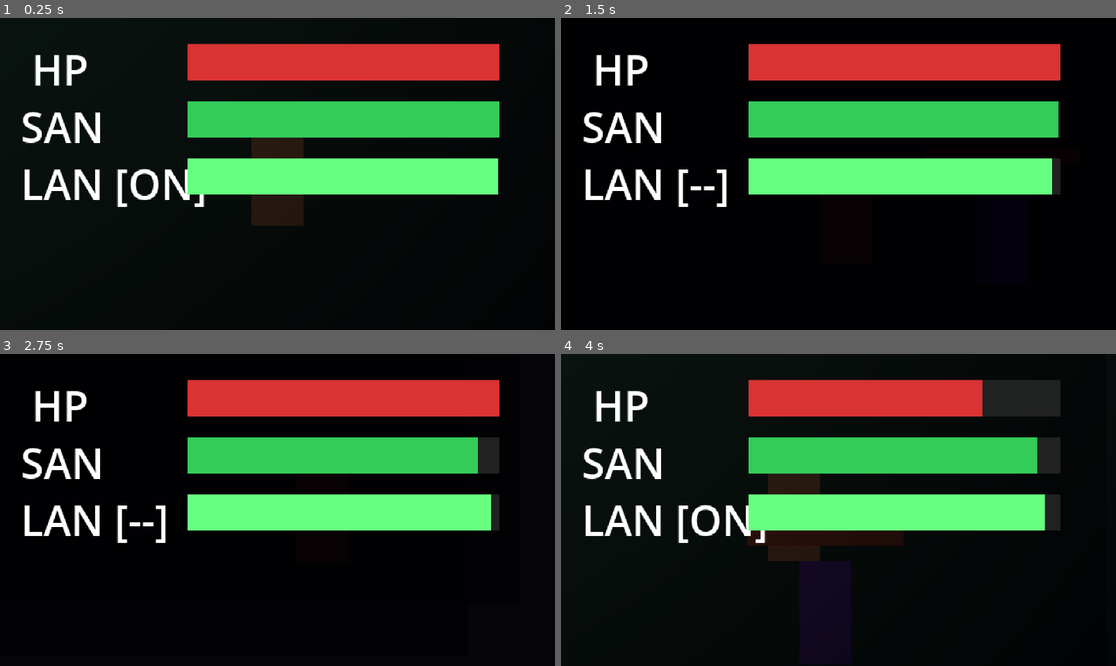
Above: before the commit, frames 1-4 (two rows, left to right).
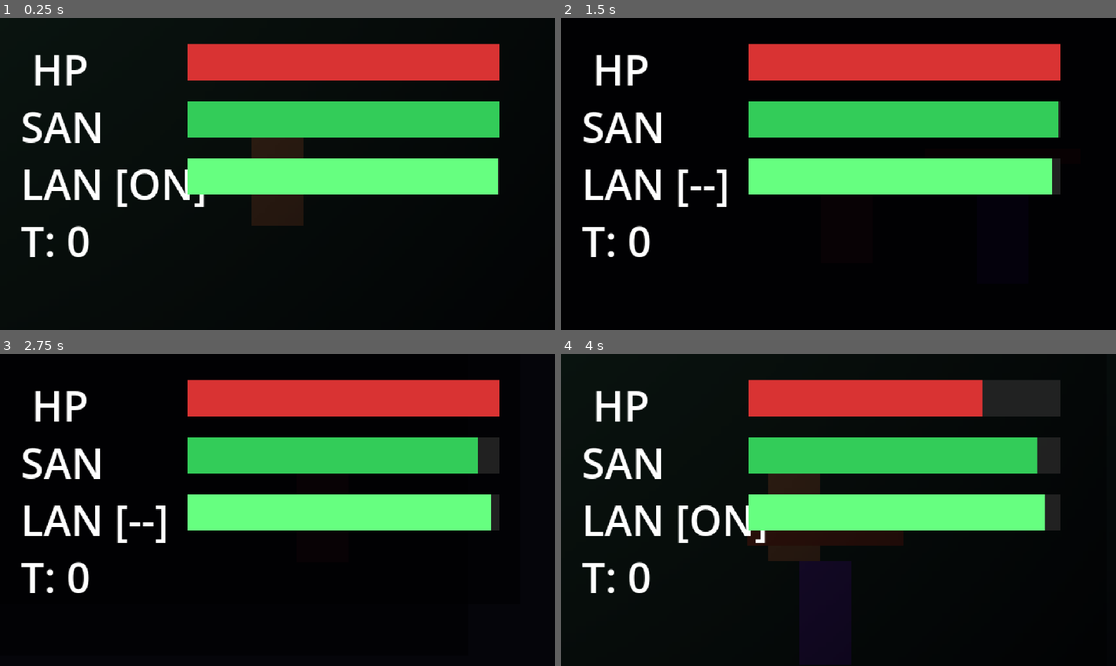
Above: after the commit, the same moments.

Repository: Erickfjj2024/Ocaso
Game: Godot game, scene res://scenes/world/base_hub/base_hub.tscn
Two runs of this game, one before a commit and one after it. Both use one fixed random seed, a clock stepped at 60 frames per second and the inputs below.
Inputs (mouse positions are in pixels of both pictures, inside the frame that each line leads up to):
- Up to frame 1 (0.25 s): no input
- Up to frame 2 (1.5 s): tap Enter at 0.5 s; move the mouse to (960, 158) at 0.52 s; press the mouse at (960, 158) at 0.53 s; hold D (move_right) 0.53-1.28 s; move the mouse to (727, 189) at 1.27 s; release the mouse at (727, 189) at 1.28 s; hold S (move_down) from 1.28 s (still down); tap F (lantern_toggle) at 1.35 s
- Up to frame 3 (2.75 s): move the mouse to (333, 441) at 2.02 s; release S (move_down) at 2.03 s; press the mouse at (333, 441) at 2.03 s; hold D (move_right) from 2.03 s (still down)
- Up to frame 4 (4 s): move the mouse to (810, 572) at 2.77 s; release D (move_right) at 2.78 s; release the mouse at (810, 572) at 2.78 s; hold W (move_up) 2.78-3.53 s; tap F (lantern_toggle) at 2.85 s; move the mouse to (1005, 556) at 3.52 s; press the mouse at (1005, 556) at 3.53 s; hold A (move_left) from 3.53 s (still down)

The runs differ from the first frame. In frame 1, 0.4% of the frame differs, in the area x 3-17%, y 66-77%; in frame 2, 0.4%; in frame 3, 0.4%; in frame 4, 0.4%.

Commit message:
Sprint 7: Fase 3 Part 1 — Progressão e Economia
- ItemBase Resource class (id, nome, icon, stackable, value_taels)
- InventoryManager: taels + itens, drop 5-15 taels por inimigo morto,
  penalidade de morte: -50% taels + 1-3 itens aleatórios perdidos
- WorldFlags: flags narrativas persistentes com set/get/has/increment
- project.godot: registrar InventoryManager (5ª) e WorldFlags (7ª)
- GameManager.trigger_game_over: chama apply_death_penalty()
- HUD: contador de Taels "T: 0" atualizado via taels_changed

https://claude.ai/code/session_01HqLdkLq2281LCSPNxVnZnD

Diff:
--- a/autoloads/game_manager.gd
+++ b/autoloads/game_manager.gd
@@ -100,8 +100,9 @@
 
 	set_state(GameState.GAME_OVER)
 
-	# Aplicar penalidades de morte no InventoryManager (Fase 3 implementará isso)
-	# Por ora, emite o sinal para a UI reagir
+	# Penalidade de morte: -50% Taels + 1–3 itens perdidos (GDD 3.3)
+	InventoryManager.apply_death_penalty()
+
 	EventBus.game_over_triggered.emit(cause)
 
 	# Chamar direto — call_deferred dentro de _load_game_over_screen já garante
--- /dev/null
+++ b/autoloads/inventory_manager.gd
@@ -0,0 +1,120 @@
+## inventory_manager.gd
+## Gerencia o inventário do player: itens e moeda (Taels).
+## Prioridade de Autoload: 5ª — carrega após LanternManager.
+extends Node
+
+# ─────────────────────────────────────────────────────────────
+# CONFIGURAÇÃO
+# ─────────────────────────────────────────────────────────────
+
+## Número máximo de slots no inventário.
+const MAX_SLOTS: int = 20
+
+## Percentual de Taels perdidos na morte (GDD 3.3: 50%).
+const DEATH_TAEL_LOSS_PCT: float = 0.5
+
+## Máximo de itens perdidos na morte (GDD 3.3: 1–3).
+const DEATH_ITEM_LOSS_MAX: int = 3
+
+## Taels base dropados por Stalker ao morrer.
+const STALKER_TAEL_DROP_MIN: int = 5
+const STALKER_TAEL_DROP_MAX: int = 15
+
+# ─────────────────────────────────────────────────────────────
+# ESTADO
+# ─────────────────────────────────────────────────────────────
+
+var taels: int = 0
+var _items: Array[Resource] = []
+
+# ─────────────────────────────────────────────────────────────
+# INICIALIZAÇÃO
+# ─────────────────────────────────────────────────────────────
+
+func _ready() -> void:
+	EventBus.enemy_killed.connect(_on_enemy_killed)
+
+# ─────────────────────────────────────────────────────────────
+# API — TAELS
+# ─────────────────────────────────────────────────────────────
+
+## Adiciona Taels e emite taels_changed.
+func add_taels(amount: int) -> void:
+	taels += amount
+	EventBus.taels_changed.emit(taels)
+
+## Remove Taels (mínimo 0) e emite taels_changed.
+func remove_taels(amount: int) -> void:
+	taels = maxi(taels - amount, 0)
+	EventBus.taels_changed.emit(taels)
+
+## Retorna true se o player tem pelo menos `amount` Taels.
+func has_taels(amount: int) -> bool:
+	return taels >= amount
+
+# ─────────────────────────────────────────────────────────────
+# API — ITENS
+# ─────────────────────────────────────────────────────────────
+
+## Adiciona um item ao inventário. Retorna false se não houver espaço.
+func add_item(item: Resource) -> bool:
+	if _items.size() >= MAX_SLOTS:
+		return false
+	_items.append(item)
+	EventBus.item_added.emit(item)
+	return true
+
+## Remove um item do inventário. Retorna false se o item não existir.
+func remove_item(item: Resource) -> bool:
+	var idx := _items.find(item)
+	if idx == -1:
+		return false
+	_items.remove_at(idx)
+	EventBus.item_removed.emit(item)
+	return true
+
+## Retorna cópia do array de itens (não modifique o original diretamente).
+func get_items() -> Array[Resource]:
+	return _items.duplicate()
+
+## Quantidade de itens no inventário.
+func get_item_count() -> int:
+	return _items.size()
+
+# ─────────────────────────────────────────────────────────────
+# PENALIDADE DE MORTE (GDD 3.3)
+# ─────────────────────────────────────────────────────────────
+
+## Aplica a penalidade de morte:
+## -50% dos Taels atuais + perde 1–3 itens aleatórios.
+## Chamado por GameManager.trigger_game_over().
+func apply_death_penalty() -> void:
+	# ── Perda de Taels ───────────────────────────────────────
+	var lost_taels := int(taels * DEATH_TAEL_LOSS_PCT)
+	if lost_taels > 0:
+		remove_taels(lost_taels)
+
+	# ── Perda de itens aleatórios ───────────────────────────
+	var items_to_lose := mini(randi_range(1, DEATH_ITEM_LOSS_MAX), _items.size())
+	for i in range(items_to_lose):
+		if _items.is_empty():
+			break
+		var idx := randi() % _items.size()
+		remove_item(_items[idx])
+
+# ─────────────────────────────────────────────────────────────
+# RESET
+# ─────────────────────────────────────────────────────────────
+
+## Zera inventário e Taels completamente (nova partida / SaveManager).
+func reset() -> void:
+	taels = 0
+	_items.clear()
+	EventBus.taels_changed.emit(taels)
+
+# ─────────────────────────────────────────────────────────────
+# CALLBACKS
+# ─────────────────────────────────────────────────────────────
+
+func _on_enemy_killed(_enemy_id: String) -> void:
+	add_taels(randi_range(STALKER_TAEL_DROP_MIN, STALKER_TAEL_DROP_MAX))
--- /dev/null
+++ b/autoloads/world_flags.gd
@@ -0,0 +1,45 @@
+## world_flags.gd
+## Armazena flags narrativas persistentes do mundo.
+## Ex: inimigos eliminados, NPCs encontrados, escolhas morais, lordes derrotados.
+## Prioridade de Autoload: 7ª.
+extends Node
+
+# ─────────────────────────────────────────────────────────────
+# ESTADO
+# ─────────────────────────────────────────────────────────────
+
+var _flags: Dictionary = {}
+
+# ─────────────────────────────────────────────────────────────
+# API
+# ─────────────────────────────────────────────────────────────
+
+## Define uma flag com qualquer valor. Emite flag_changed.
+func set_flag(flag_name: String, value: Variant) -> void:
+	_flags[flag_name] = value
+	EventBus.flag_changed.emit(flag_name, value)
+
+## Retorna o valor de uma flag, ou `default` se não existir.
+func get_flag(flag_name: String, default: Variant = null) -> Variant:
+	return _flags.get(flag_name, default)
+
+## Retorna true se a flag existir (independente do valor).
+func has_flag(flag_name: String) -> bool:
+	return _flags.has(flag_name)
+
+## Incrementa um contador inteiro. Cria com valor 1 se não existir.
+func increment(flag_name: String) -> void:
+	_flags[flag_name] = int(_flags.get(flag_name, 0)) + 1
+	EventBus.flag_changed.emit(flag_name, _flags[flag_name])
+
+## Retorna cópia de todas as flags (para SaveManager serializar).
+func get_all() -> Dictionary:
+	return _flags.duplicate()
+
+## Restaura flags a partir de um dicionário (usado pelo SaveManager).
+func load_from(data: Dictionary) -> void:
+	_flags = data.duplicate()
+
+## Reseta todas as flags (nova partida).
+func reset() -> void:
+	_flags.clear()
--- a/project.godot
+++ b/project.godot
@@ -27,6 +27,8 @@
 GameManager="*res://autoloads/game_manager.gd"
 SanityManager="*res://autoloads/sanity_manager.gd"
 LanternManager="*res://autoloads/lantern_manager.gd"
+InventoryManager="*res://autoloads/inventory_manager.gd"
+WorldFlags="*res://autoloads/world_flags.gd"
 
 [display]
 
--- /dev/null
+++ b/resources/items/item_base.gd
@@ -0,0 +1,39 @@
+## item_base.gd
+## Recurso base para todos os itens do jogo.
+## Estender este Resource para criar itens específicos (consumíveis, equipamentos, etc.).
+## Salvar como: res://resources/items/item_base.gd
+extends Resource
+class_name ItemBase
+
+# ─────────────────────────────────────────────────────────────
+# IDENTIFICAÇÃO
+# ─────────────────────────────────────────────────────────────
+
+## ID único do item (ex: "lantern_oil", "bandage", "scar_shard").
+@export var item_id:     String    = ""
+
+## Nome exibido na UI.
+@export var item_name:   String    = ""
+
+## Descrição curta exibida no tooltip ou tela de inventário.
+@export var description: String    = ""
+
+## Ícone exibido na UI (16×16 px recomendado).
+@export var icon:        Texture2D = null
+
+# ─────────────────────────────────────────────────────────────
+# COMPORTAMENTO DE PILHA
+# ─────────────────────────────────────────────────────────────
+
+## Se true, múltiplas unidades ocupam um único slot.
+@export var stackable:   bool = false
+
+## Quantidade máxima por slot (irrelevante se stackable=false).
+@export var max_stack:   int  = 1
+
+# ─────────────────────────────────────────────────────────────
+# ECONOMIA
+# ─────────────────────────────────────────────────────────────
+
+## Valor de venda/compra em Taels.
+@export var value_taels: int  = 0
--- a/scenes/ui/hud/hud.gd
+++ b/scenes/ui/hud/hud.gd
@@ -12,7 +12,8 @@
 @onready var _lantern_fill: ColorRect = $LanternBG/LanternFill
 @onready var _sanity_label:  Label    = $SanityLabel
 @onready var _lantern_label: Label    = $LanternLabel
-@onready var _damage_flash: ColorRect = $DamageFlash
+@onready var _damage_flash:  ColorRect = $DamageFlash
+@onready var _taels_label:   Label     = $TaelsLabel
 
 # Largura máxima das barras em pixels (deve coincidir com o BG de cada barra)
 const BAR_MAX_WIDTH: float = 60.0
@@ -30,12 +31,14 @@
 	EventBus.sanity_changed.connect(_on_sanity_changed)
 	EventBus.lantern_durability_changed.connect(_on_lantern_durability_changed)
 	EventBus.lantern_toggled.connect(_on_lantern_toggled)
+	EventBus.taels_changed.connect(_on_taels_changed)
 
 	# Sincroniza com o estado atual dos managers ao entrar na cena
 	_update_hp_bar(100.0, 100.0)
 	_update_sanity_bar(SanityManager.current_sanity)
 	_update_lantern_bar(LanternManager.durability)
 	_update_lantern_label(LanternManager.is_on)
+	_taels_label.text = "T: %d" % InventoryManager.taels
 
 # ─────────────────────────────────────────────────────────────
 # ATUALIZAÇÃO DAS BARRAS
@@ -82,6 +85,9 @@
 func _on_player_hp_changed(new_hp: float, max_hp: float) -> void:
 	_update_hp_bar(new_hp, max_hp)
 
+func _on_taels_changed(new_amount: int) -> void:
+	_taels_label.text = "T: %d" % new_amount
+
 func _on_player_damaged(_amount: float, _source: String) -> void:
 	_damage_flash.color.a = 0.45
 	await get_tree().create_timer(0.08).timeout
--- a/scenes/ui/hud/hud.tscn
+++ b/scenes/ui/hud/hud.tscn
@@ -82,6 +82,16 @@
 offset_bottom = 7.0
 color = Color(0.4, 1.0, 0.5, 1.0)
 
+; ── TAELS ────────────────────────────────────────────────────
+
+[node name="TaelsLabel" type="Label" parent="."]
+offset_left = 4.0
+offset_top = 37.0
+offset_right = 100.0
+offset_bottom = 46.0
+text = "T: 0"
+theme_override_font_sizes/font_size = 8
+
 ; ── Flash de dano (cobre a tela inteira por instante) ─────────
 ; Cor vermelha com alpha=0; o script anima o alpha via modulate
 [node name="DamageFlash" type="ColorRect" parent="."]
Not shown, changed: CHECKPOINT.md
